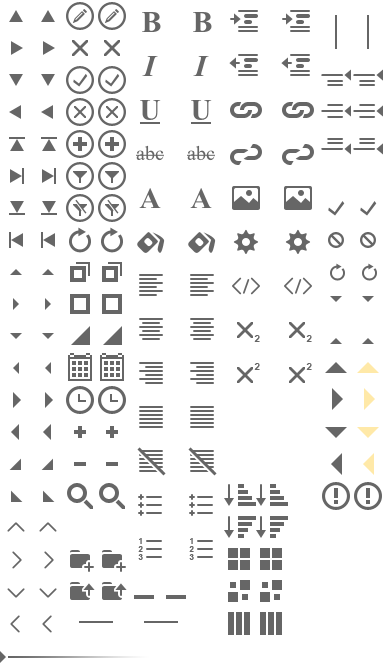
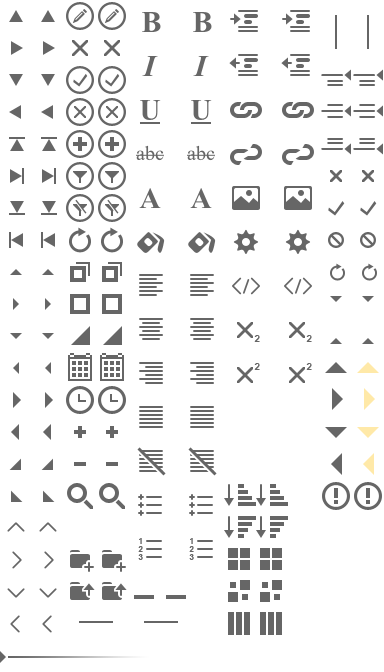
The second 384 x 672 image is a revision of the first. Changes to its layers:
added layer "x-small copy" in group "Widgets 2 copy" over [362, 170, 374, 182]
added layer "x-small" in group "Widgets 2" over [330, 170, 342, 182]
